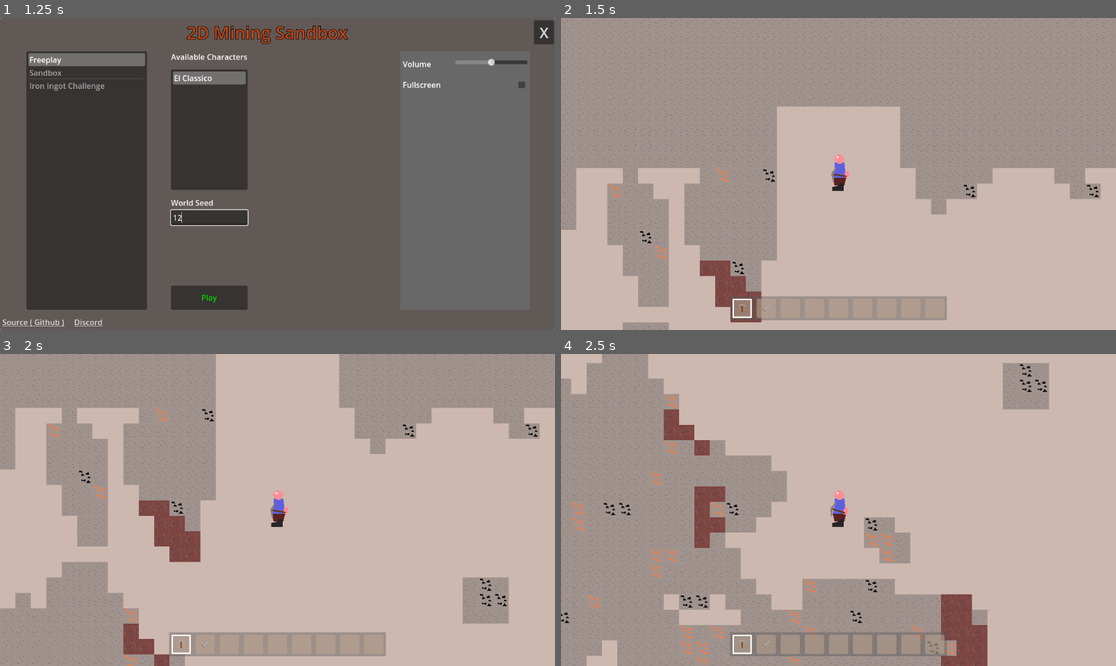
Above: before the commit, frames 1-4 (two rows, left to right).
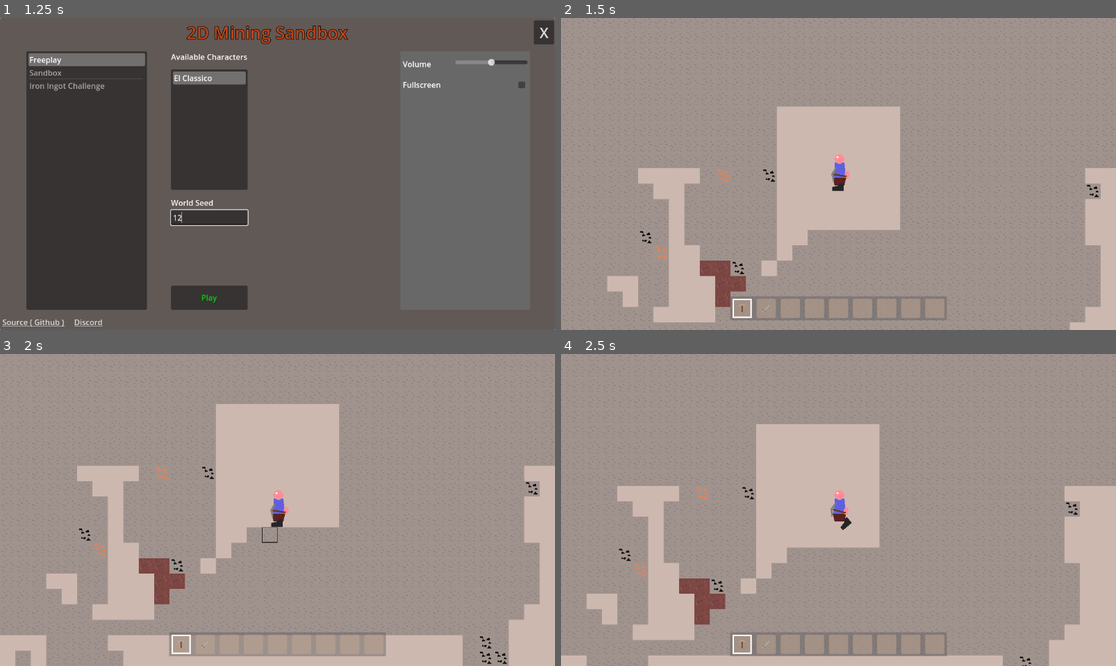
Above: after the commit, the same moments.

Repository: Griiimon/2D-Mining-Sandbox
Game: Godot game, scene res://game/startup.tscn
Same seed, same stepped clock (60 frames per second), same inputs: the game is played once before the commit and once after it. The engine's default icon, where the game draws it, is replaced by a stand-in: a white triangle on a blue panel in a dark square.
Inputs (mouse positions are in pixels of both pictures, inside the frame that each line leads up to):
- Up to frame 1 (1.25 s): click (210, 217) at 0.52 s; type "12" at 0.6 s
- Up to frame 2 (1.5 s): click "Play" at 1.25 s
- Up to frame 3 (2 s): no input
- Up to frame 4 (2.5 s): tap Enter at 2 s; move the mouse to (744, 644) at 2.02 s; hold D (right) from 2.03 s (still down); click (744, 644) at 2.1 s; tap Up (jump) at 2.27 s

Frame 1 is identical in both runs. In frame 2, 27% of the frame differs, in the area x 0-98%, y 48-100%; in frame 3, 51%; in frame 4, 56%, in the area x 0-100%, y 0-100%.

Commit message:
update terrain generators

Diff:
--- a/game/world/terrain generator/generators/default.tres
+++ b/game/world/terrain generator/generators/default.tres
@@ -19,6 +19,7 @@
 min_height = -100
 max_height = 1024
 distribution = SubResource("Resource_qdcf6")
+ignore_height = false
 
 [sub_resource type="FastNoiseLite" id="FastNoiseLite_6egp1"]
 frequency = 0.2021
@@ -34,6 +35,7 @@
 min_height = 0
 max_height = 1024
 distribution = SubResource("Resource_hfx3x")
+ignore_height = false
 
 [sub_resource type="FastNoiseLite" id="FastNoiseLite_5lybx"]
 noise_type = 4
@@ -50,6 +52,7 @@
 min_height = 0
 max_height = 1024
 distribution = SubResource("Resource_b0jq7")
+ignore_height = false
 
 [sub_resource type="FastNoiseLite" id="FastNoiseLite_6losj"]
 frequency = 0.0125
@@ -71,7 +74,9 @@
 min_height = 0
 max_height = 1024
 distribution = SubResource("Resource_kx2jn")
+ignore_height = false
 
 [resource]
 script = ExtResource("5_fhj57")
 instructions = Array[ExtResource("3_1dayd")]([SubResource("Resource_62246"), SubResource("Resource_tk6ju"), SubResource("Resource_j6re8"), SubResource("Resource_wdpor")])
+height_scale = 10.0
--- a/game/world/terrain generator/generators/large_caves.tres
+++ b/game/world/terrain generator/generators/large_caves.tres
@@ -10,6 +10,9 @@
 [ext_resource type="Resource" uid="uid://cjykj5i260i0c" path="res://game/blocks/air block/air_block.tres" id="7_sqj32"]
 [ext_resource type="Script" path="res://game/world/terrain generator/terrain_generator.gd" id="8_g8it4"]
 
+[sub_resource type="FastNoiseLite" id="FastNoiseLite_busjf"]
+frequency = 0.0287
+
 [sub_resource type="Resource" id="Resource_qdcf6"]
 script = ExtResource("2_ud22x")
 blocks = Array[Resource("res://game/blocks/block.gd")]([ExtResource("1_ava8k")])
@@ -20,6 +23,7 @@
 min_height = -100
 max_height = 1024
 distribution = SubResource("Resource_qdcf6")
+ignore_height = false
 
 [sub_resource type="FastNoiseLite" id="FastNoiseLite_j2pit"]
 frequency = 0.0267
@@ -35,6 +39,7 @@
 min_height = 0
 max_height = 1024
 distribution = SubResource("Resource_q0alk")
+ignore_height = false
 
 [sub_resource type="FastNoiseLite" id="FastNoiseLite_6egp1"]
 frequency = 0.2021
@@ -50,6 +55,7 @@
 min_height = 0
 max_height = 1024
 distribution = SubResource("Resource_hfx3x")
+ignore_height = false
 
 [sub_resource type="FastNoiseLite" id="FastNoiseLite_5lybx"]
 noise_type = 4
@@ -66,6 +72,7 @@
 min_height = 0
 max_height = 1024
 distribution = SubResource("Resource_b0jq7")
+ignore_height = false
 
 [sub_resource type="FastNoiseLite" id="FastNoiseLite_6losj"]
 frequency = 0.0125
@@ -87,7 +94,25 @@
 min_height = 0
 max_height = 1024
 distribution = SubResource("Resource_kx2jn")
+ignore_height = false
+
+[sub_resource type="FastNoiseLite" id="FastNoiseLite_3f4av"]
+
+[sub_resource type="Resource" id="Resource_o38dw"]
+script = ExtResource("2_ud22x")
+blocks = Array[Resource("res://game/blocks/block.gd")]([ExtResource("1_ava8k")])
+noise = SubResource("FastNoiseLite_3f4av")
+noise_threshold = 0.0
+
+[sub_resource type="Resource" id="Resource_pmnpt"]
+script = ExtResource("3_0sel7")
+min_height = -20
+max_height = 10
+distribution = SubResource("Resource_o38dw")
+ignore_height = false
 
 [resource]
 script = ExtResource("8_g8it4")
-instructions = Array[ExtResource("3_0sel7")]([SubResource("Resource_62246"), SubResource("Resource_puc8l"), SubResource("Resource_tk6ju"), SubResource("Resource_j6re8"), SubResource("Resource_wdpor")])
+instructions = Array[ExtResource("3_0sel7")]([SubResource("Resource_62246"), SubResource("Resource_puc8l"), SubResource("Resource_tk6ju"), SubResource("Resource_j6re8"), SubResource("Resource_wdpor"), SubResource("Resource_pmnpt")])
+height_noise = SubResource("FastNoiseLite_busjf")
+height_scale = 10.0
--- /dev/null
+++ b/game/world/terrain generator/generators/large_caves_only.tres
@@ -0,0 +1,99 @@
+[gd_resource type="Resource" script_class="TerrainGenerator" load_steps=24 format=3 uid="uid://c0kqyn4i7ytj6"]
+
+[ext_resource type="Resource" uid="uid://bv3qfie2av8dh" path="res://game/blocks/stone block/stone_block.tres" id="1_3tsyb"]
+[ext_resource type="Script" path="res://game/world/terrain generator/terrain_block_distribution.gd" id="2_lv8h7"]
+[ext_resource type="Script" path="res://game/world/terrain generator/terrain_generator_instruction.gd" id="3_b8msj"]
+[ext_resource type="Resource" uid="uid://dxe3ydhcx4yc8" path="res://game/blocks/clay block/clay_block.tres" id="4_m8phr"]
+[ext_resource type="Resource" uid="uid://d12w8mbqpsyov" path="res://game/blocks/coal block/coal_block.tres" id="5_oc63e"]
+[ext_resource type="Resource" uid="uid://obgjml6tlfcn" path="res://game/blocks/iron block/iron_block.tres" id="6_7fplo"]
+[ext_resource type="Resource" uid="uid://8qexa73jgb56" path="res://game/blocks/godot block/godot_block.tres" id="7_fvqae"]
+[ext_resource type="Resource" uid="uid://cjykj5i260i0c" path="res://game/blocks/air block/air_block.tres" id="8_2hlx6"]
+[ext_resource type="Script" path="res://game/world/terrain generator/terrain_generator.gd" id="9_feake"]
+
+[sub_resource type="Resource" id="Resource_qdcf6"]
+script = ExtResource("2_lv8h7")
+blocks = Array[Resource("res://game/blocks/block.gd")]([ExtResource("1_3tsyb")])
+noise_threshold = 0.0
+
+[sub_resource type="Resource" id="Resource_62246"]
+script = ExtResource("3_b8msj")
+min_height = -100
+max_height = 1024
+distribution = SubResource("Resource_qdcf6")
+ignore_height = false
+
+[sub_resource type="FastNoiseLite" id="FastNoiseLite_j2pit"]
+frequency = 0.0267
+
+[sub_resource type="Resource" id="Resource_q0alk"]
+script = ExtResource("2_lv8h7")
+blocks = Array[Resource("res://game/blocks/block.gd")]([ExtResource("4_m8phr")])
+noise = SubResource("FastNoiseLite_j2pit")
+noise_threshold = 0.4
+
+[sub_resource type="Resource" id="Resource_puc8l"]
+script = ExtResource("3_b8msj")
+min_height = 0
+max_height = 1024
+distribution = SubResource("Resource_q0alk")
+ignore_height = false
+
+[sub_resource type="FastNoiseLite" id="FastNoiseLite_6egp1"]
+frequency = 0.2021
+
+[sub_resource type="Resource" id="Resource_hfx3x"]
+script = ExtResource("2_lv8h7")
+blocks = Array[Resource("res://game/blocks/block.gd")]([ExtResource("5_oc63e"), ExtResource("6_7fplo")])
+noise = SubResource("FastNoiseLite_6egp1")
+noise_threshold = 0.39
+
+[sub_resource type="Resource" id="Resource_tk6ju"]
+script = ExtResource("3_b8msj")
+min_height = 0
+max_height = 1024
+distribution = SubResource("Resource_hfx3x")
+ignore_height = false
+
+[sub_resource type="FastNoiseLite" id="FastNoiseLite_5lybx"]
+noise_type = 4
+frequency = 0.6583
+
+[sub_resource type="Resource" id="Resource_b0jq7"]
+script = ExtResource("2_lv8h7")
+blocks = Array[Resource("res://game/blocks/block.gd")]([ExtResource("7_fvqae")])
+noise = SubResource("FastNoiseLite_5lybx")
+noise_threshold = 0.42
+
+[sub_resource type="Resource" id="Resource_j6re8"]
+script = ExtResource("3_b8msj")
+min_height = 0
+max_height = 1024
+distribution = SubResource("Resource_b0jq7")
+ignore_height = false
+
+[sub_resource type="FastNoiseLite" id="FastNoiseLite_6losj"]
+frequency = 0.0125
+fractal_type = 2
+fractal_octaves = 3
+fractal_lacunarity = 2.41
+fractal_gain = 0.77
+domain_warp_amplitude = 27.995
+metadata/_preview_in_3d_space_ = true
+
+[sub_resource type="Resource" id="Resource_kx2jn"]
+script = ExtResource("2_lv8h7")
+blocks = Array[Resource("res://game/blocks/block.gd")]([ExtResource("8_2hlx6")])
+noise = SubResource("FastNoiseLite_6losj")
+noise_threshold = 0.2
+
+[sub_resource type="Resource" id="Resource_wdpor"]
+script = ExtResource("3_b8msj")
+min_height = 0
+max_height = 1024
+distribution = SubResource("Resource_kx2jn")
+ignore_height = false
+
+[resource]
+script = ExtResource("9_feake")
+instructions = Array[ExtResource("3_b8msj")]([SubResource("Resource_62246"), SubResource("Resource_puc8l"), SubResource("Resource_tk6ju"), SubResource("Resource_j6re8"), SubResource("Resource_wdpor")])
+height_scale = 10.0
--- a/game/world/terrain generator/generators/stone_only.tres
+++ b/game/world/terrain generator/generators/stone_only.tres
@@ -15,7 +15,9 @@
 min_height = -100
 max_height = 1024
 distribution = SubResource("Resource_xsb8v")
+ignore_height = false
 
 [resource]
 script = ExtResource("1_7ufax")
 instructions = Array[ExtResource("3_251kn")]([SubResource("Resource_wjd63")])
+height_scale = 10.0
Not shown: 1 places in game/world/terrain generator/generators/large_caves.tres that only renumber resources
